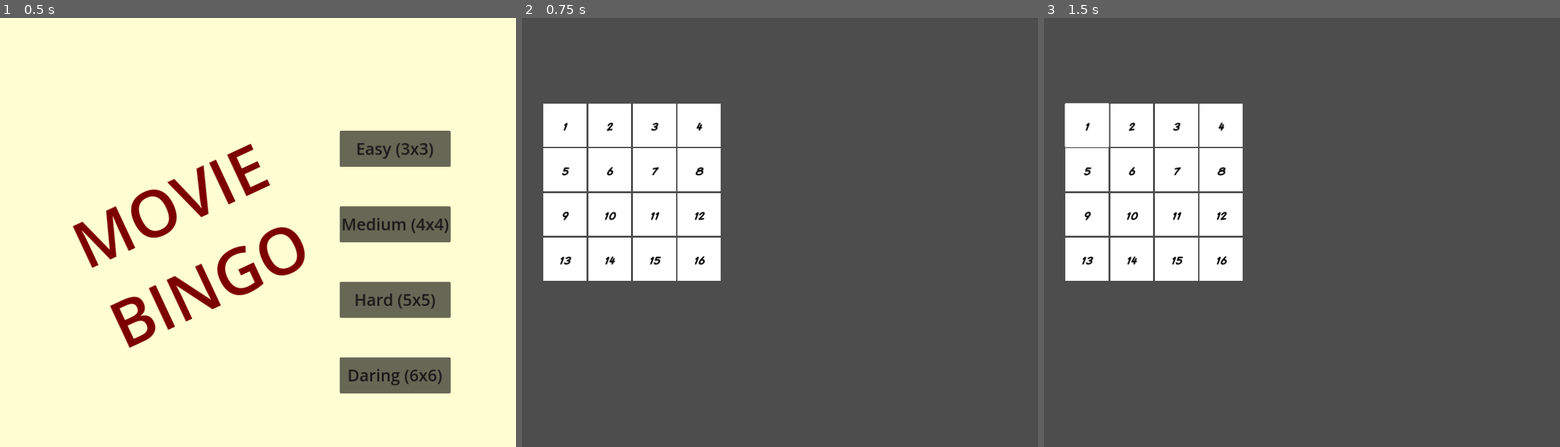
Above: before the commit, frames 1-3 (left to right).
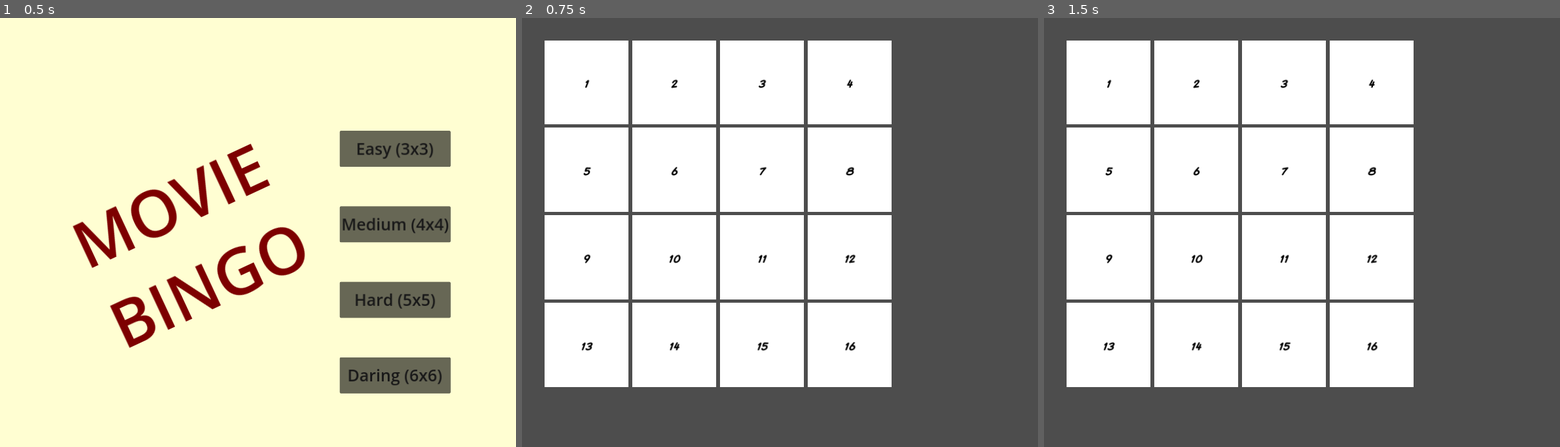
Above: after the commit, the same moments.

Repository: anthonyj-codestuff/gam-movie-bingo
Game: Godot game, scene res://menu.tscn
Same seed, same stepped clock (60 frames per second), same inputs: the game is played once before the commit and once after it.
Inputs (mouse positions are in pixels of both pictures, inside the frame that each line leads up to):
- Up to frame 1 (0.5 s): no input
- Up to frame 2 (0.75 s): click "Medium (4x4)" at 0.5 s
- Up to frame 3 (1.5 s): click (1085, 125) at 1.27 s

Frame 1 is identical in both runs. In frame 2, 40% of the frame differs, in the area x 4-72%, y 5-87%; in frame 3, 40%.

Commit message:
general cleanup and tweaking

Diff:
--- a/project/BingoGrid.gd
+++ /dev/null
@@ -1,17 +0,0 @@
-extends GridContainer
-
-var BingoSquare = preload("res://global/BingoSquare.tscn")
-
-# Called when the node enters the scene tree for the first time.
-func _ready():
-	columns = Game.gridSize
-
-
-# Called every frame. 'delta' is the elapsed time since the previous frame.
-func _process(delta):
-	pass
-
-func addNode(width:int, height:int, fontSize:int, text:String, image:Texture2D = load("res://assets/blank.png")):
-	var square = BingoSquare.instantiate()
-	square.setState(width, height, fontSize, text, image)
-	add_child(square)
--- a/project/gameboard.gd
+++ b/project/gameboard.gd
@@ -1,26 +1,30 @@
-extends Node2D
+extends GridContainer
+var BingoSquare = preload("res://global/BingoSquare.tscn")
 
-var gridSize: int
-var windowWidth: int
-var windowHeight: int
+var gridSize: int = Game.gridSize
+var windowWidth: int = int(DisplayServer.window_get_size().x)
+var windowHeight: int = int(DisplayServer.window_get_size().y)
 
 # Called when the node enters the scene tree for the first time.
 func _ready():
-	gridSize = Game.gridSize
-	windowWidth = int(get_viewport_rect().size.x)
-	windowHeight = int(get_viewport_rect().size.y)
+	columns = gridSize
 
 	# set position
-	get_node("Grid/GridContainer").position = Vector2(Game.PADDINGL, Game.PADDINGT)
+	##position = Vector2(Game.PADDINGL, Game.PADDINGT+Game.HEADERH)
+	position = Vector2(Game.PADDINGL, Game.PADDINGT)
 
 	# spawn child nodes
 	for i in pow(gridSize, 2):
 		var x = (windowWidth - Game.PADDINGR - Game.PADDINGL) / gridSize
 		var y = (windowHeight - Game.PADDINGT - Game.PADDINGB) / gridSize
 		print("Creating new child " + str(i))
-		get_node("Grid/GridContainer").addNode(x, y, 30, str(i+1))
-
+		addNode(x, y, 30, str(i+1))
 
 # Called every frame. 'delta' is the elapsed time since the previous frame.
 func _process(delta):
 	pass
+
+func addNode(width:int, height:int, fontSize:int, text:String, image:Texture2D = load("res://assets/blank.png")):
+	var square = BingoSquare.instantiate()
+	square.setState(width, height, fontSize, text, image)
+	add_child(square)
--- a/project/gameboard.tscn
+++ b/project/gameboard.tscn
@@ -1,15 +1,9 @@
-[gd_scene load_steps=3 format=3 uid="uid://buksg42wk3ks8"]
+[gd_scene load_steps=2 format=3 uid="uid://buksg42wk3ks8"]
 
 [ext_resource type="Script" path="res://gameboard.gd" id="1_2kbe3"]
-[ext_resource type="Script" path="res://BingoGrid.gd" id="2_dfj1a"]
 
-[node name="Main" type="Node2D"]
-script = ExtResource("1_2kbe3")
-
-[node name="Grid" type="Node2D" parent="."]
-
-[node name="GridContainer" type="GridContainer" parent="Grid"]
+[node name="GameBoard" type="GridContainer"]
 offset_right = 1208.0
 offset_bottom = 1004.0
 columns = 3
-script = ExtResource("2_dfj1a")
+script = ExtResource("1_2kbe3")
--- a/project/global/BingoSquare.gd
+++ b/project/global/BingoSquare.gd
@@ -13,21 +13,8 @@
 
 func setState(width:int, height:int, fontSize:int, text:String, image:Texture2D):
 	print("creating new square with " + str(width) + " " + str(height) + " " + str(fontSize) + " " + text)
-	print(size)
 	size = Vector2(width, height)
-	print(size)
-	# Texture
-	# print("TextureRect Before" + str(get_node("TextureRect").size))
-	get_node("TextureRect").texture = image
-	get_node("TextureRect").size = Vector2(width, height)
-	# print("TextureRect After" + str(get_node("TextureRect").size))
-	# Vbox
-	# print("VBox Before" + str(get_node("VBoxContainer").size))
-	get_node("VBoxContainer").size = Vector2(width, height)
-	# print("VBox After" + str(get_node("VBoxContainer").size))
-	# Label
 	get_node("VBoxContainer/RichTextLabel").text = "[center]" + text + "[/center]"
-	get_node("VBoxContainer/RichTextLabel").size.x = width
 	get_node("VBoxContainer/RichTextLabel").add_theme_font_size_override("font_size", fontSize)
 	textContents = text
 
--- a/project/global/BingoSquare.tscn
+++ b/project/global/BingoSquare.tscn
@@ -5,20 +5,20 @@
 [ext_resource type="FontFile" uid="uid://cxriyg2r0coon" path="res://assets/CantedComic Bold.otf" id="3_2o078"]
 
 [node name="BingoSquare" type="MarginContainer"]
-anchors_preset = 15
-anchor_right = 1.0
-anchor_bottom = 1.0
-offset_right = -1000.0
-offset_bottom = -800.0
-grow_horizontal = 2
-grow_vertical = 2
+custom_minimum_size = Vector2(200, 200)
+offset_right = 200.0
+offset_bottom = 200.0
+theme_override_constants/margin_left = 2
+theme_override_constants/margin_top = 2
+theme_override_constants/margin_right = 2
+theme_override_constants/margin_bottom = 2
 script = ExtResource("1_0qmsi")
 
 [node name="TextureRect" type="TextureRect" parent="."]
-custom_minimum_size = Vector2(100, 100)
+custom_minimum_size = Vector2(2.08165e-12, 2.08165e-12)
 layout_mode = 2
 texture = ExtResource("2_rxh5q")
-expand_mode = 1
+expand_mode = 3
 stretch_mode = 5
 
 [node name="VBoxContainer" type="VBoxContainer" parent="."]
--- a/project/global/game.gd
+++ b/project/global/game.gd
@@ -3,5 +3,6 @@
 var gridSize = 0
 const PADDINGL = 50
 const PADDINGR = 50
-const PADDINGT = 200
+const PADDINGT = 50
 const PADDINGB = 50
+const HEADERH = 150
